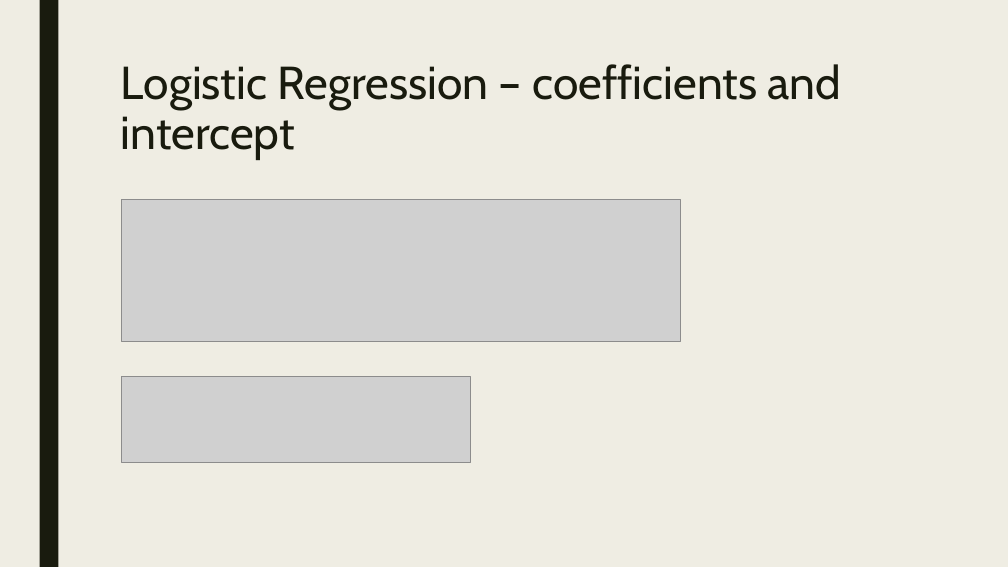
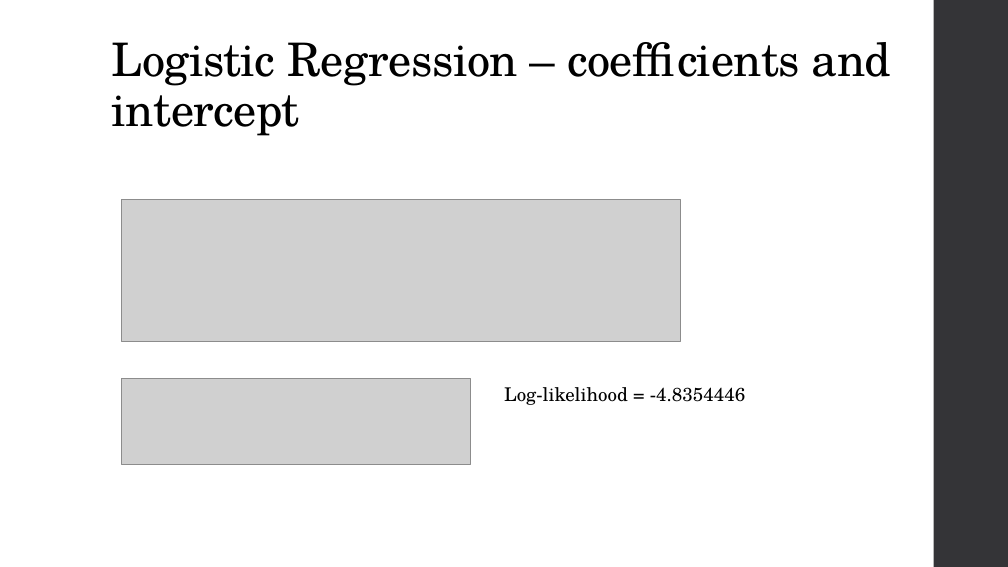
Before and after one commit to npsquared/3251_Presentation, a slide deck: slide 13 of 3251 - Cricket Prediction - Nitin Prakash.pptx. Drawn at 1008x567 pixels with LibreOffice and Linux fonts; fonts in the diff are those of the drawing; grey boxes stand for pictures. Boxes give left, top, right and bottom in pixels: in the first picture for what was removed or moved away, otherwise in the second. Text is boxed around its words. In the diff, an @@ line names an element or a change of style, - is before the commit and + after.

```diff
--- a/3251 - Cricket Prediction - Nitin Prakash.pptx
+++ b/3251 - Cricket Prediction - Nitin Prakash.pptx
@@ background #EFEDE3 to #FFFFFF @@
@@ rectangle removed at [39,0,58,567] @@
@@ rectangle added at [934,0,1008,567], fill #353537 @@
@@ title "Logistic Regression – coefficients and ...": place and size @@
-title "Logistic Regression – coefficients and ..." at [121,64,842,160]
+title "Logistic Regression – coefficients and ..." at [112,42,891,136]
@@ title "Logistic Regression – coefficients and ..." at [112,42,891,136]: font Cabin to TeX Gyre Schola, text colour #191B0E to #000000, letter spacing 0 to -0.5 pt; line spacing 0.89 to 0.9; vertical alignment top to bottom @@
@@ text added at [504,387,746,405], 18 pt, text #000000 @@
+Log-likelihood = -4.8354446
```
Also in this commit, not shown: 18 other slides changed.
